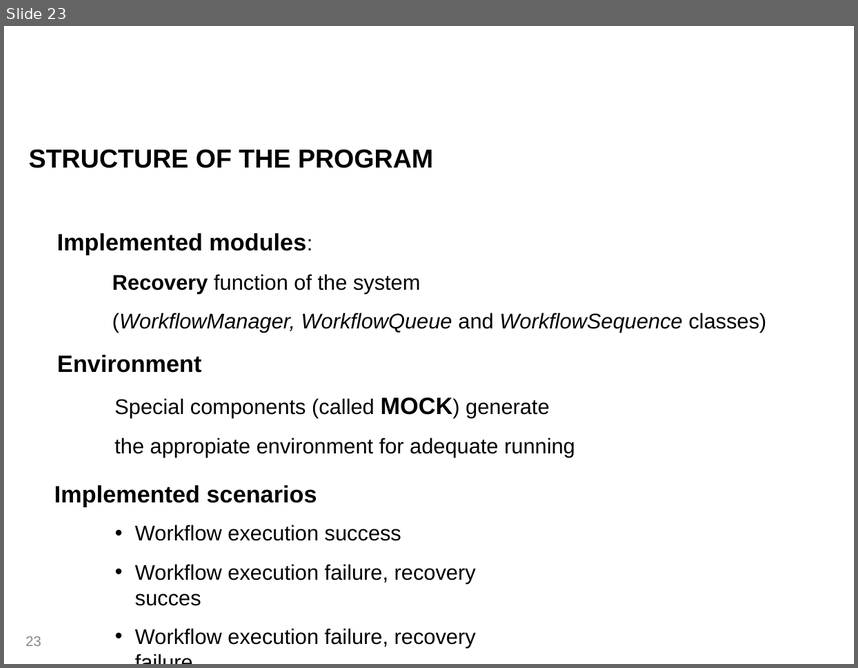
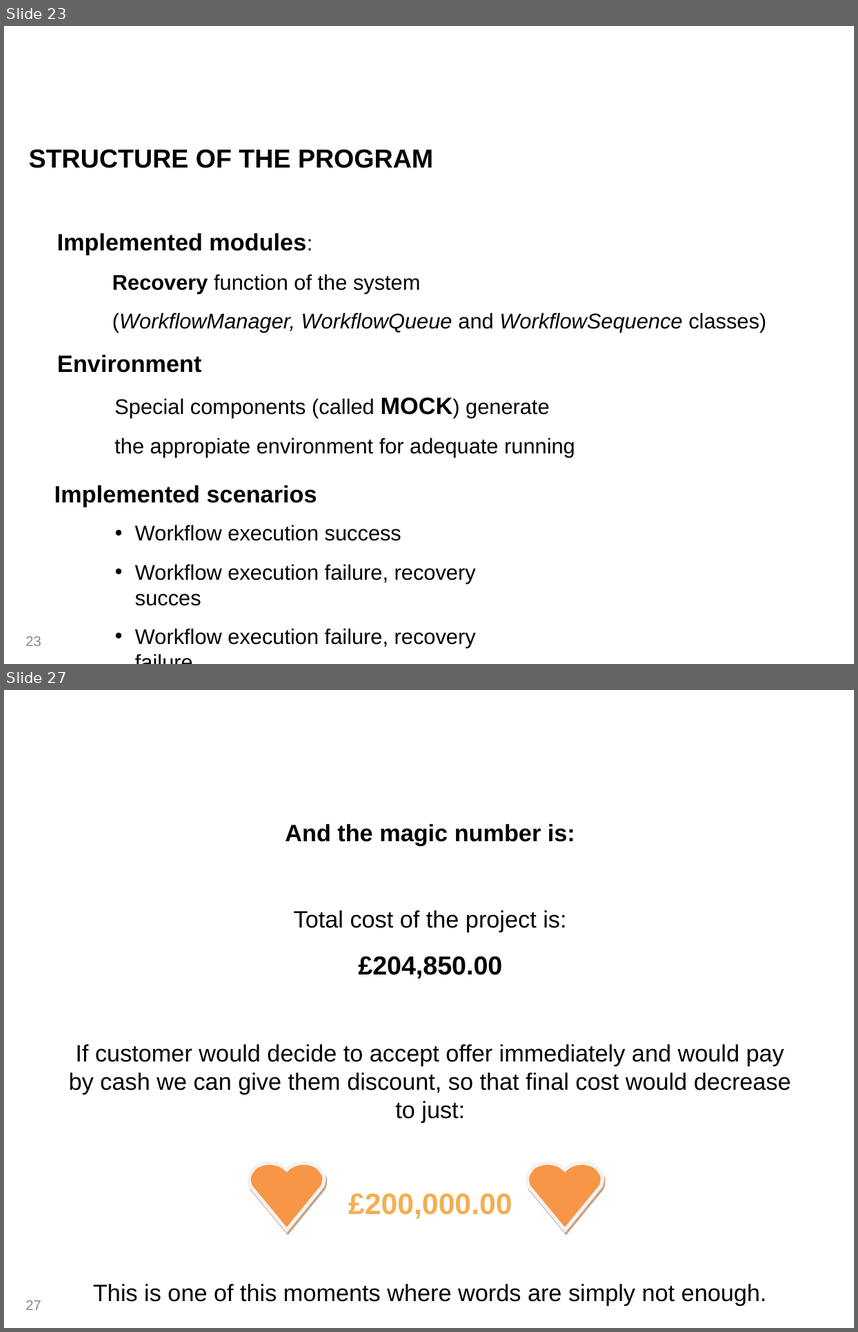
Before and after one commit to MissNanLankwtosh/mateuszgolabc, a slide deck: Presentation/Group Presentation.ppt. Shown one above the other, each under a label of ours: slide 23 before the commit, slides 23 and 27 after it; the slides between them are not shown. The pictures are 858x668 and 858x1332 pixels, drawn with LibreOffice and Linux fonts; fonts in the diff are those of the drawing; background and template pictures are left out. Boxes give left, top, right and bottom in pixels: in the first picture for what was removed or moved away, otherwise in the second. Text is boxed around its words. In the diff, an @@ line names an element or a change of style, - is before the commit and + after.

```diff
--- a/Presentation/Group Presentation.ppt
+++ b/Presentation/Group Presentation.ppt
@@ slide 27 added at [4,690,854,1328], background picture (left out) @@
@@ title added at [18,702,408,808], 30 pt, text #FFFFFF @@
+Costs
@@ text added at [69,824,791,1305], 20 pt, text #000000 @@
+And the magic number is:
+Total cost of the project is:
+£204,850.00
+If customer would decide to accept offer immediately and would pay by cash we can give them discount, so that final cost would decrease to just:
+£200,000.00
+This is one of this moments where words are simply not enough.
@@ freeform shape added at [249,1163,324,1230], fill #F79646, outline #F2F2F2 3 pt @@
@@ freeform shape added at [527,1163,602,1230], fill #F79646, outline #F2F2F2 3 pt @@
@@ page number added at [25,1300,41,1310], 12 pt, text #898989 @@
+27
```
Also in this commit, not shown: 1 slide changed, 2 other slides added, 3 slides removed.
